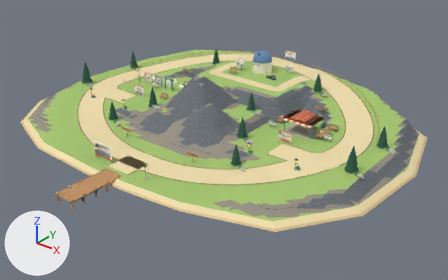
Before and after pictures for a commit that changed the glTF model static/models/projects.glb.
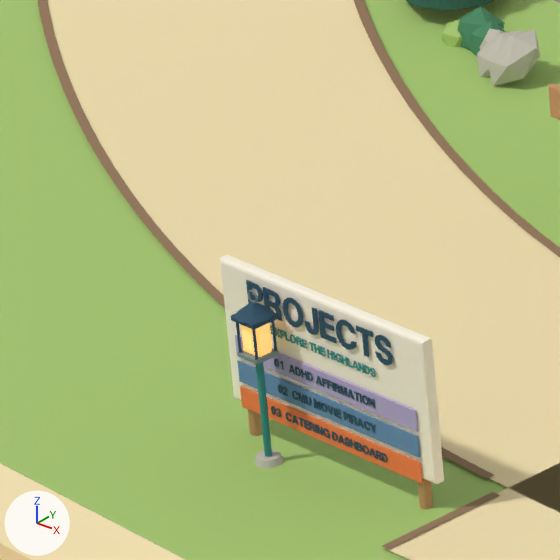
The first picture shows the older version from a camera (50 mm lens) standing at (70.6, -86.7, 50.4) and looking at (4.5, -4.1, -0.8). The close-ups show the older and then the newer version on the part from 17% to 27% of the width and 43% to 60% of the height of that picture. Only the edits that show in the close-ups are written down. Arrows for +X, +Y and +Z are at lower left; the lights stay in place. Where no turn or scale is listed for an object, it has been applied to the vertices. Vertices at exactly the same position are counted once.

Objects in the first close-up: 'static_grass', 'static_highlandsTrailEdge', 'static_leaf', 'static_metal', 'static_navy', 'static_sand', 'static_stone', 'static_sunsetLantern', 'static_teal', 'station_projects-directory_blue', 'station_projects-directory_ivory', 'station_projects-directory_lilac', 'station_projects-directory_navy', 'station_projects-directory_orange' and 5 more.
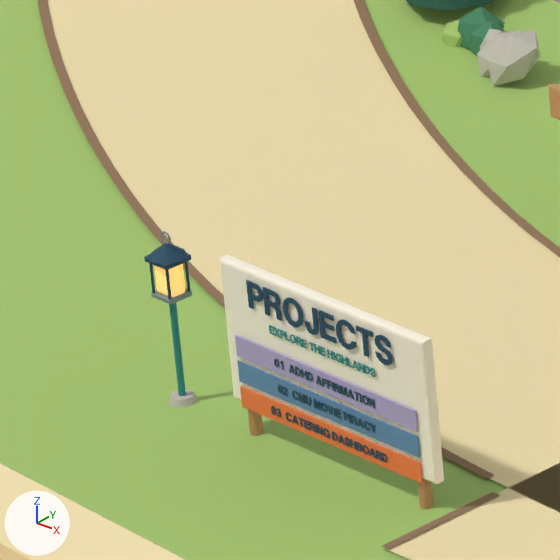
Boxes (x1, y1, x2, y2) around the edits, measured in the close-ups (560 x 560 px; the box of a moved part takes in the faces that stretch with it):
```json
{"object": "static_stone", "change": "reshaped", "before": [254, 29, 541, 469], "after": [168, 29, 541, 408]}
{"object": "static_navy", "change": "reshaped", "before": [231, 302, 278, 360], "after": [144, 242, 191, 300]}
{"object": "static_sunsetLantern", "change": "reshaped", "before": [241, 323, 272, 357], "after": [154, 264, 185, 297]}
{"object": "static_teal", "change": "reshaped", "before": [256, 362, 272, 457], "after": [169, 303, 186, 396]}
{"object": "static_metal", "change": "reshaped", "before": [237, 290, 279, 364], "after": [151, 231, 192, 305]}
{"part": 1, "of": "me_mesh_3", "change": "moved or reshaped", "before": [237, 348, 279, 364], "after": [151, 288, 192, 305]}
{"part": 2, "of": "me_mesh_3", "change": "moved or reshaped", "before": [247, 290, 258, 303], "after": [161, 231, 171, 244]}
{"part": 3, "of": "me_mesh_6", "change": "moved or reshaped", "before": [231, 312, 278, 330], "after": [144, 253, 191, 270]}
{"part": 4, "of": "me_mesh_6", "change": "moved or reshaped", "before": [233, 302, 275, 324], "after": [147, 242, 188, 264]}
{"part": 5, "of": "me_mesh_6", "change": "moved or reshaped", "before": [236, 323, 242, 353], "after": [149, 263, 155, 293]}
{"part": 6, "of": "me_mesh_6", "change": "moved or reshaped", "before": [271, 321, 277, 351], "after": [185, 262, 190, 292]}
{"part": 7, "of": "me_mesh_6", "change": "moved or reshaped", "before": [252, 329, 258, 360], "after": [165, 270, 171, 300]}
{"part": 8, "of": "me_mesh_13", "change": "moved or reshaped", "before": [254, 450, 284, 469], "after": [168, 389, 198, 408]}
```

The change, as JSON lines over the scene's bpy script:
```json
{"block": "me_mesh_3", "where": "me_mesh_3.from_pydata(...)  # 1404 vertices, 2584 faces; spans x -24.9..24.9, y -13.6..13.6, z -2.0..2.0"}
{"block": "me_mesh_3", "where": "# used by ob_static_metal; location = (0.0, -24.25, 2.87)"}
{"block": "me_mesh_3", "change": "me_mesh_3 part 1: the loose piece of 24 vertices spanning x -6.1..-5.7, y -2.0..-1.5, z -0.3..-0.2 is moved by (-2.5, 0.5, 0.0)"}
{"block": "me_mesh_3", "change": "me_mesh_3 part 2: the loose piece of 60 vertices spanning x -6.0..-5.8, y -1.8..-1.7, z 0.6..0.8 is moved by (-2.5, 0.5, 0.0)"}
{"block": "me_mesh_6", "where": "me_mesh_6.from_pydata(...)  # 2522 vertices, 4800 faces; spans x -25.0..25.0, y -23.0..23.0, z -2.4..2.4"}
{"block": "me_mesh_6", "where": "# used by ob_static_navy; location = (0.0, -13.08, 2.33)"}
{"block": "me_mesh_6", "change": "me_mesh_6 part 3: the loose piece of 24 vertices spanning x -6.1..-5.7, y -13.2..-12.7, z 0.8..0.9 is moved by (-2.5, 0.5, 0.0)"}
{"block": "me_mesh_6", "change": "me_mesh_6 part 4: the loose piece of 10 vertices spanning x -6.2..-5.6, y -13.2..-12.6, z 0.9..1.1 is moved by (-2.5, 0.5, 0.0)"}
{"block": "me_mesh_6", "change": "me_mesh_6 part 5: the loose piece of 16 vertices spanning x -6.1, y -13.1, z 0.3..0.8 is moved by (-2.5, 0.5, 0.0)"}
{"block": "me_mesh_6", "change": "me_mesh_6 part 6: the loose piece of 16 vertices spanning x -5.7, y -12.8..-12.7, z 0.3..0.8 is moved by (-2.5, 0.5, 0.0)"}
{"block": "me_mesh_6", "change": "me_mesh_6 part 7: the loose piece of 16 vertices spanning x -5.7, y -13.1, z 0.3..0.8 is moved by (-2.5, 0.5, 0.0)"}
{"block": "me_mesh_13", "where": "me_mesh_13.from_pydata(...)  # 564 vertices, 960 faces; spans x -32.7..32.7, y -20.3..20.3, z -2.8..2.8"}
{"block": "me_mesh_13", "where": "# used by ob_static_stone; location = (2.28, -5.89, 3.61)"}
{"block": "me_mesh_13", "change": "me_mesh_13 part 8: the loose piece of 22 vertices spanning x -8.4..-8.0, y -20.3..-19.9, z -2.8..-2.7 is moved by (-2.5, 0.5, 0.0)"}
{"block": "me_mesh_14", "where": "me_mesh_14.from_pydata(...)  # 96 vertices, 168 faces; spans x -24.8..24.8, y -7.6..7.6, z -1.7..1.7"}
{"block": "me_mesh_14", "where": "# used by ob_static_teal; location = (0.0, -18.45, 2.6)"}
{"block": "me_mesh_14", "change": "me_mesh_14 part 9: the loose piece of 16 vertices spanning x -6.0..-5.8, y -7.6..-7.5, z -1.7..0.5 is moved by (-2.5, 0.5, 0.0)"}
{"block": "me_mesh_15", "where": "me_mesh_15.from_pydata(...)  # 144 vertices, 264 faces; spans x -24.9..24.9, y -7.7..7.7, z -0.9..0.9"}
{"block": "me_mesh_15", "where": "# used by ob_static_sunsetlantern; location = (0.0, -18.45, 3.51)"}
{"block": "me_mesh_15", "change": "me_mesh_15 part 10: the loose piece of 24 vertices spanning x -6.1..-5.7, y -7.7..-7.4, z -0.9..-0.4 is moved by (-2.5, 0.5, 0.0)"}
```
